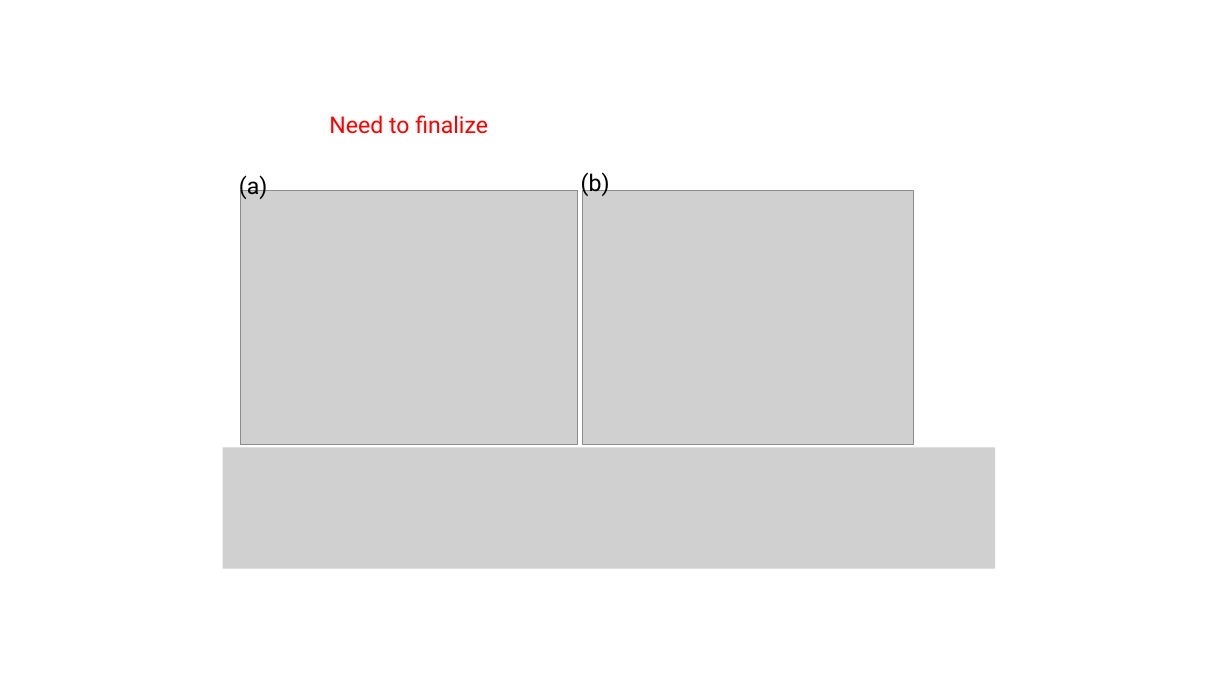
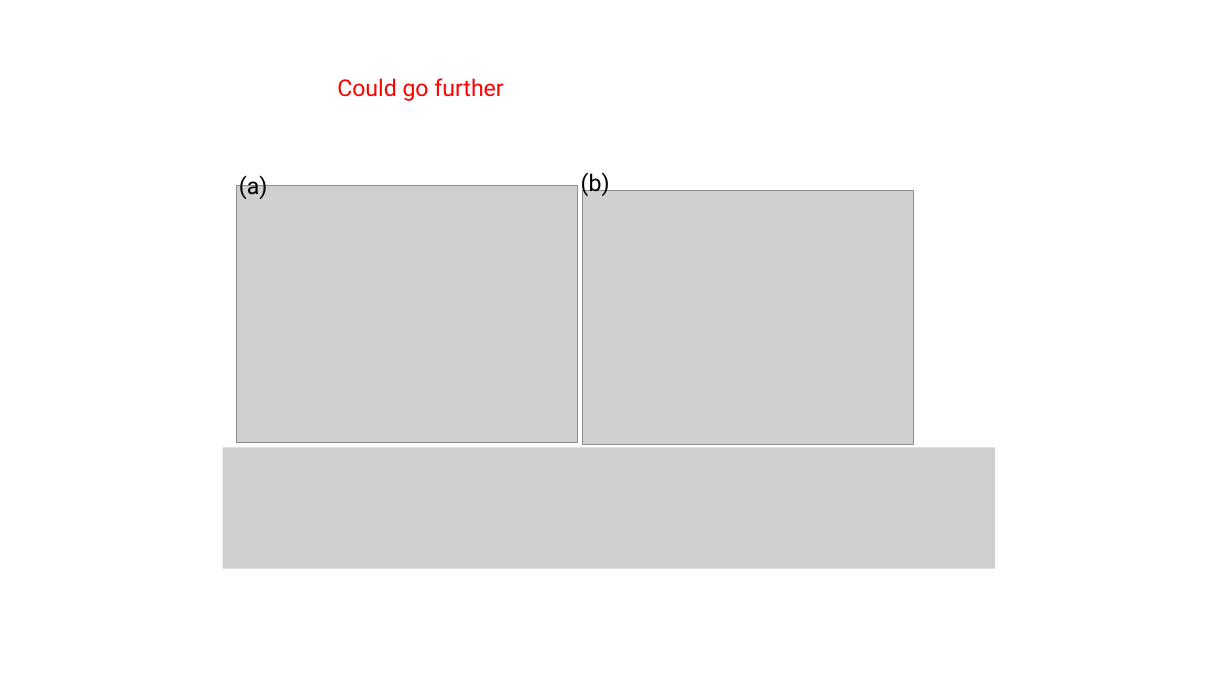
Before and after one commit to tyokokur/presentations, a slide deck: slide 6 of SYSG3_paper.pptx. Drawn at 1232x693 pixels with LibreOffice and Linux fonts; fonts in the diff are those of the drawing; grey boxes stand for pictures. Boxes give left, top, right and bottom in pixels: in the first picture for what was removed or moved away, otherwise in the second. Text is boxed around its words. In the diff, an @@ line names an element or a change of style, - is before the commit and + after.

Commit message:
autocommit

```diff
--- a/SYSG3_paper.pptx
+++ b/SYSG3_paper.pptx
@@ text at [337, 78, 503, 101]: text changed @@
-Need to finalize
+Could go further
@@ picture: place and size @@
-picture at [240, 190, 578, 445]
+picture at [237, 186, 578, 443]
```
